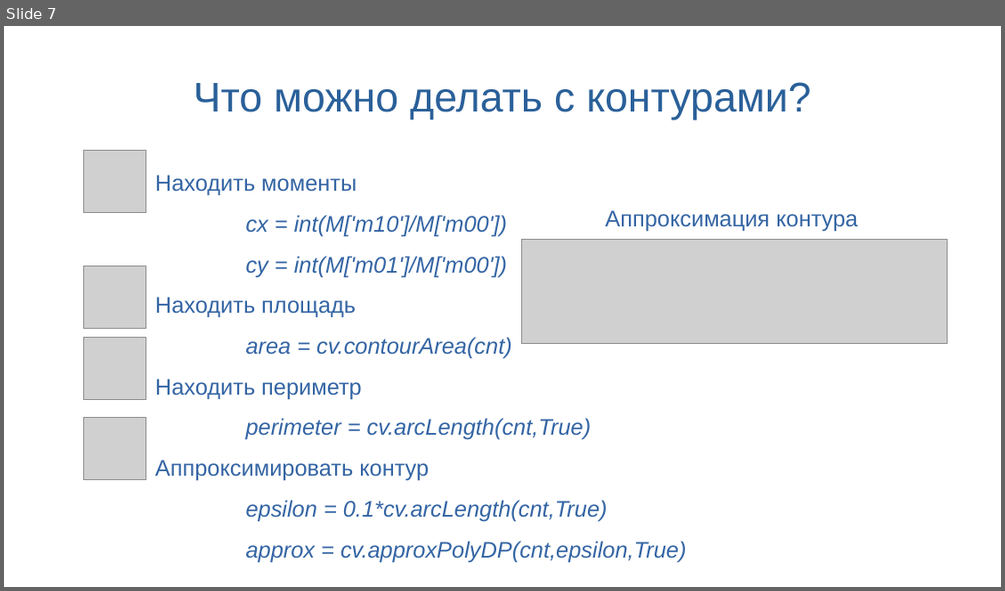
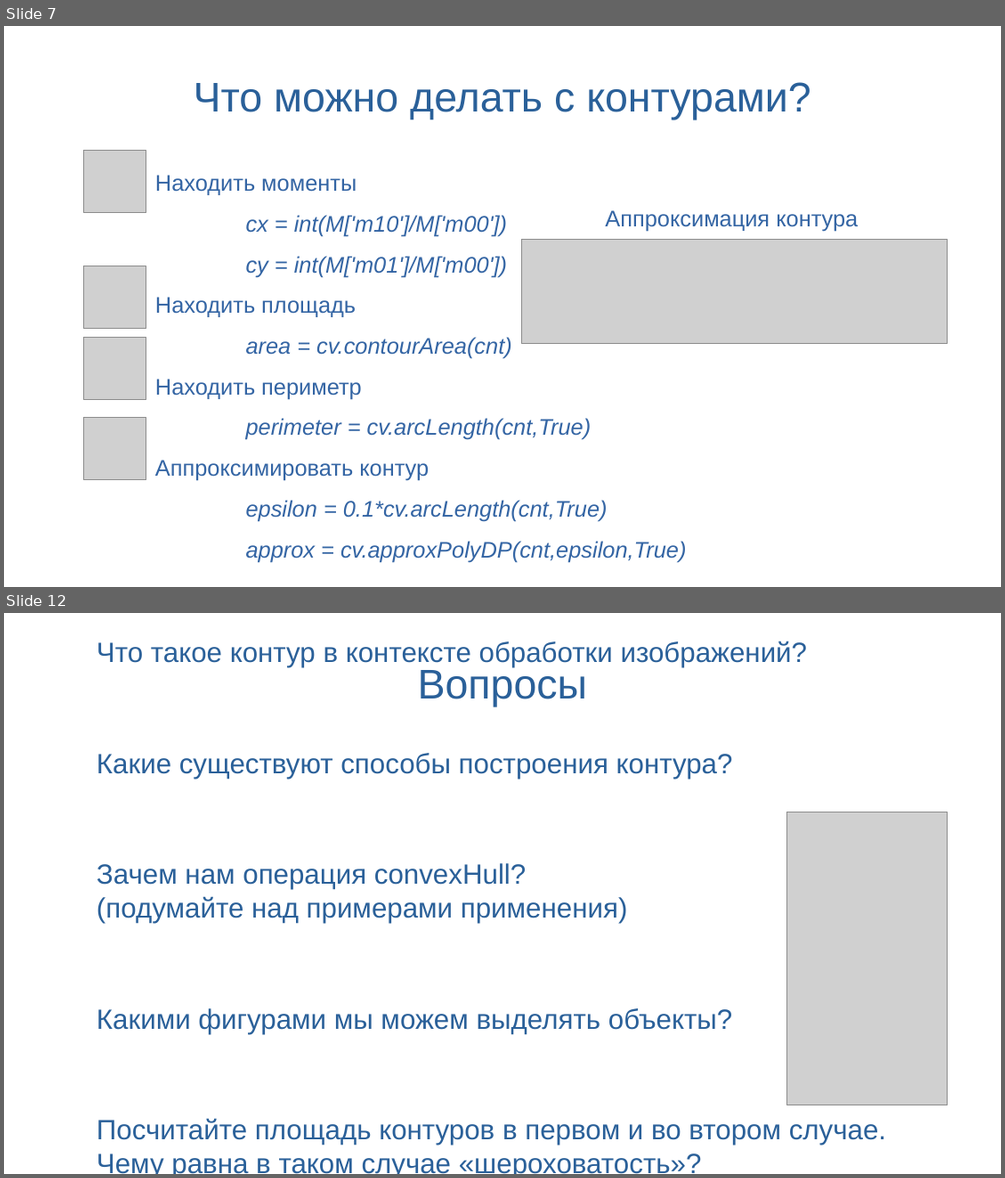
Before and after one commit to SynI20N/ING, a slide deck: Занятие12.odp. Shown one above the other, each under a label of ours: slide 7 before the commit, slides 7 and 12 after it; the slides between them are not shown. The pictures are 1005x591 and 1005x1178 pixels, drawn with LibreOffice and Linux fonts; fonts in the diff are those of the drawing; grey boxes stand for pictures; background and template pictures are left out. Boxes give left, top, right and bottom in pixels: in the first picture for what was removed or moved away, otherwise in the second. Text is boxed around its words. In the diff, an @@ line names an element or a change of style, - is before the commit and + after.

```diff
--- a/Занятие12.odp
+++ b/Занятие12.odp
@@ slide 12 added at [4, 613, 1001, 1174], background picture (left out) @@
@@ text added at [97, 641, 886, 1174], 22.2 pt, text #2A6099 @@
+● Что такое контур в контексте обработки изображений?
+● Какие существуют способы построения контура?
+● Зачем нам операция convexHull?
+  (подумайте над примерами применения)
+● Какими фигурами мы можем выделять объекты?
+● Посчитайте площадь контуров в первом и во втором случае.
+  Чему равна в таком случае «шероховатость»?
@@ title added at [418, 666, 588, 706], 33 pt, text #2A6099 @@
+Вопросы
@@ picture added at [787, 812, 947, 1105] @@
```
Also in this commit, not shown: 2 slides changed, 3 other slides added, 4 slides removed, 1 other file.
